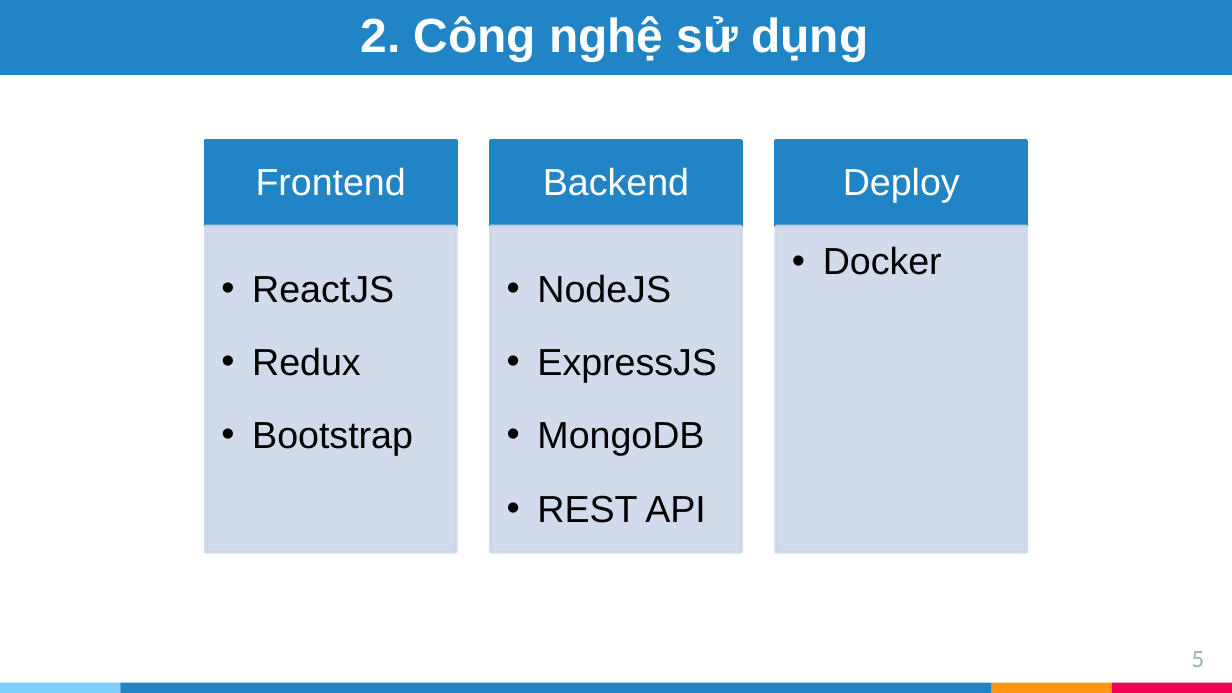
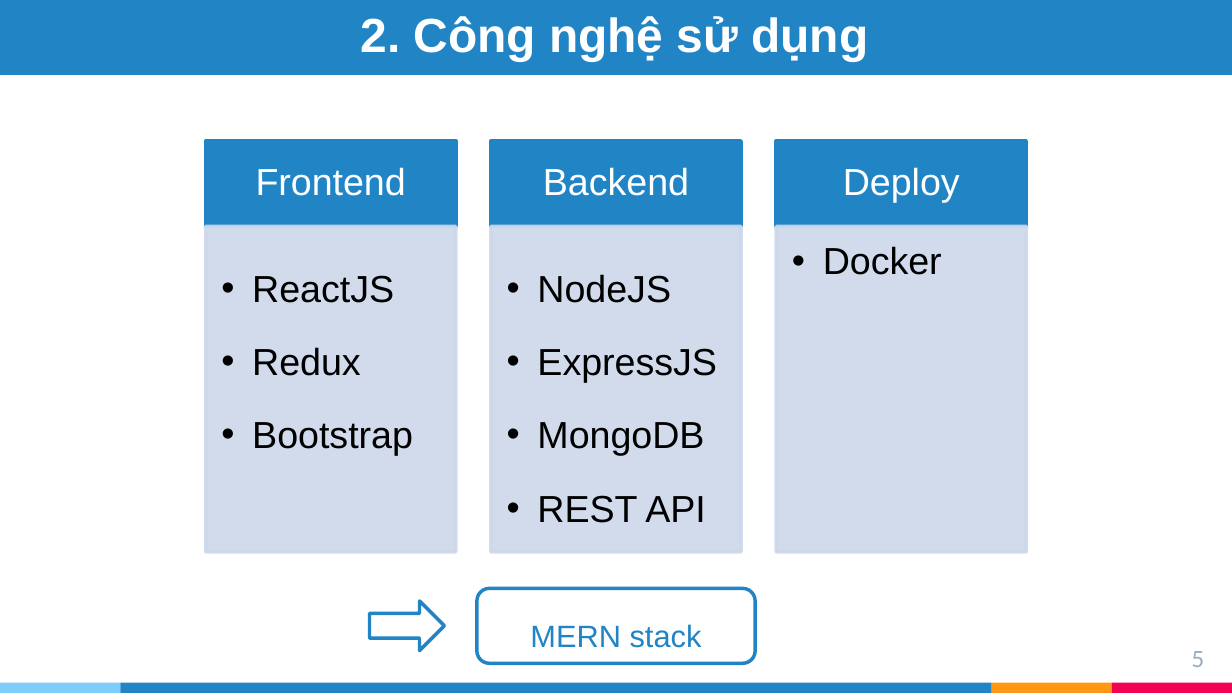
Before and after one commit to tranphuongthao2405/finalproject, a slide deck: slide 5 of report/slide ĐATN - Trần Phương Thảo - 20173383.pptx. Drawn at 1232x693 pixels with LibreOffice and Linux fonts; fonts in the diff are those of the drawing. Boxes give left, top, right and bottom in pixels: in the first picture for what was removed or moved away, otherwise in the second. Text is boxed around its words. In the diff, an @@ line names an element or a change of style, - is before the commit and + after.

```diff
--- a/report/slide ĐATN - Trần Phương Thảo - 20173383.pptx
+++ b/report/slide ĐATN - Trần Phương Thảo - 20173383.pptx
@@ rounded rectangle added at [477,589,755,664], fill #FFFFFF, outline #2185C5 2 pt, 18 pt, text #2185C5 @@
+MERN stack
@@ right arrow added at [370,601,445,650], fill #FFFFFF, outline #2185C5 2 pt @@
```
Also in this commit, not shown: 4 other slides changed, 4 slides added, 3 slides removed, 15 other files.
